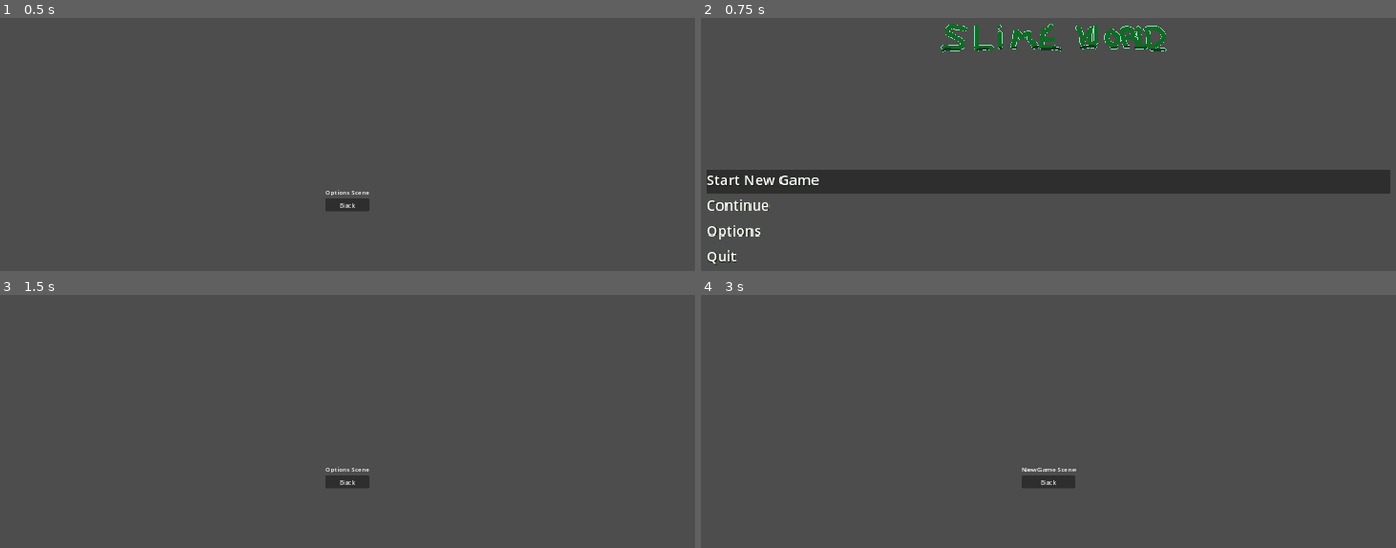
Above: before the commit, frames 1-4 (two rows, left to right).
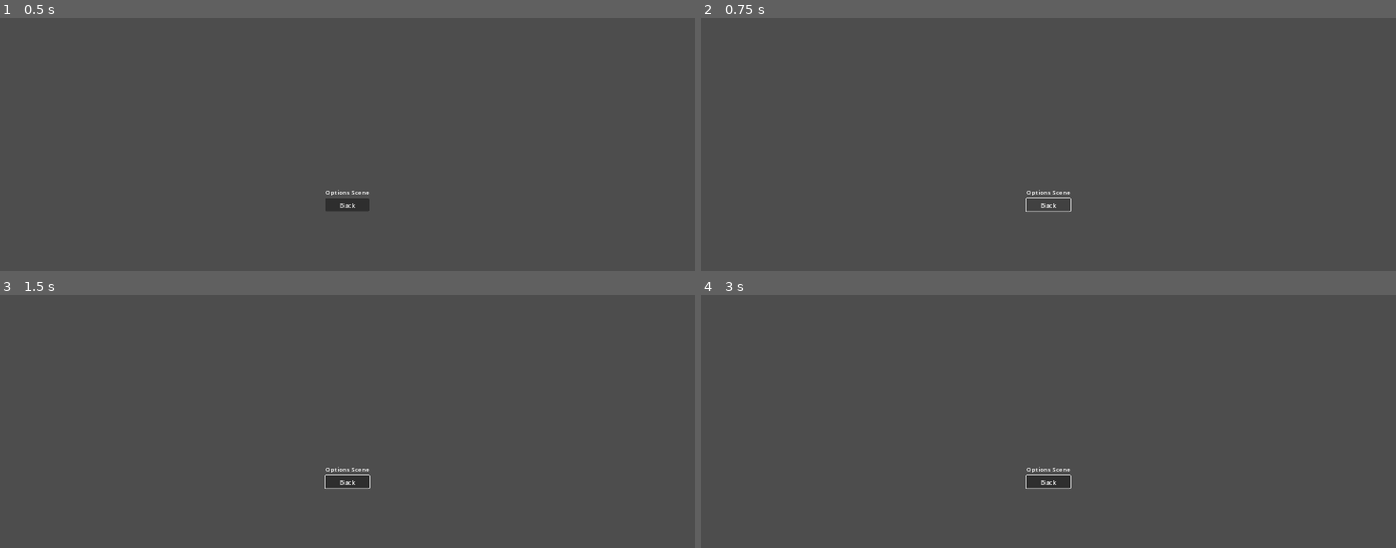
Above: after the commit, the same moments.

Repository: MisterCodo/slime
Game: Godot game, scene res://ui/scenes/options.tscn
Two runs of this game, one before a commit and one after it. Both use one fixed random seed, a clock stepped at 60 frames per second and the inputs below. After the commit the project has no main scene; this scene is started directly in both runs.
Inputs (mouse positions are in pixels of both pictures, inside the frame that each line leads up to):
- Up to frame 1 (0.5 s): no input
- Up to frame 2 (0.75 s): click "Back" at 0.5 s
- Up to frame 3 (1.5 s): click (347, 510) at 1.25 s, where only the run before the commit has a clickable "Options"
- Up to frame 4 (3 s): click "Back" at 2 s; click (1048, 459) at 2.75 s, where only the run before the commit has a clickable "Start New Game"

Frame 1 is identical in both runs. In frame 2, 11% of the frame differs, in the area x 0-100%, y 2-98%; in frame 3, less than 0.1%; in frame 4, 0.2%.

Commit message:
Progress on #11 Fixing more case sensitive issues with filenames

Diff:
--- a/project.godot
+++ b/project.godot
@@ -11,7 +11,7 @@
 [application]
 
 config/name="slime"
-run/main_scene="res://ui/TitleScreen.tscn"
+run/main_scene="res://ui/titlescreen.tscn"
 config/features=PackedStringArray("4.0", "Vulkan Mobile")
 config/icon="res://icon.svg"
 
--- a/ui/Continue.tscn
+++ /dev/null
@@ -1,8 +0,0 @@
-[gd_scene load_steps=2 format=3 uid="uid://bs7aj4ca264m2"]
-
-[ext_resource type="PackedScene" uid="uid://dked3qtlchhg6" path="res://UI/MenuButton.tscn" id="1_7wnde"]
-
-[node name="Continue" instance=ExtResource("1_7wnde")]
-
-[node name="Label" parent="." index="0"]
-text = "Continue"
--- a/ui/NewGame.tscn
+++ /dev/null
@@ -1,10 +0,0 @@
-[gd_scene load_steps=2 format=3 uid="uid://clmma5dc4ch0h"]
-
-[ext_resource type="PackedScene" uid="uid://dked3qtlchhg6" path="res://UI/MenuButton.tscn" id="1_vkx17"]
-
-[node name="NewGame" instance=ExtResource("1_vkx17")]
-script = null
-
-[node name="Label" parent="." index="0"]
-layout_mode = 3
-text = "Start New Game"
--- a/ui/Options.tscn
+++ /dev/null
@@ -1,8 +0,0 @@
-[gd_scene load_steps=2 format=3 uid="uid://hffmlbivlqqf"]
-
-[ext_resource type="PackedScene" uid="uid://dked3qtlchhg6" path="res://UI/MenuButton.tscn" id="1_wr2s3"]
-
-[node name="Options" instance=ExtResource("1_wr2s3")]
-
-[node name="Label" parent="." index="0"]
-text = "Options"
--- a/ui/Quit.tscn
+++ /dev/null
@@ -1,8 +0,0 @@
-[gd_scene load_steps=2 format=3 uid="uid://r4gw7624ecoe"]
-
-[ext_resource type="PackedScene" uid="uid://dked3qtlchhg6" path="res://UI/MenuButton.tscn" id="1_80461"]
-
-[node name="Quit" instance=ExtResource("1_80461")]
-
-[node name="Label" parent="." index="0"]
-text = "Quit"
--- /dev/null
+++ b/ui/continue2.tscn
@@ -0,0 +1,8 @@
+[gd_scene load_steps=2 format=3]
+
+[ext_resource type="PackedScene" path="res://ui/menubutton.tscn" id="1_7wnde"]
+
+[node name="Continue" instance=ExtResource("1_7wnde")]
+
+[node name="Label" parent="." index="0"]
+text = "Continue"
--- a/ui/Fade.gd
+++ b/ui/fade2.gd
@@ -1,9 +1,12 @@
 extends ColorRect
 
+
 signal fade_finished
+
 
 func fade():
 	$AnimationPlayer.play("fade")
 
+
 func _on_animation_player_animation_finished(_anim_name):
 	emit_signal("fade_finished")
--- a/ui/Fade.tscn
+++ b/ui/fade2.tscn
@@ -1,6 +1,6 @@
 [gd_scene load_steps=4 format=3 uid="uid://dgqa4320xelr6"]
 
-[ext_resource type="Script" path="res://UI/Fade.gd" id="1_7cp4f"]
+[ext_resource type="Script" path="res://ui/fade.gd" id="1_7cp4f"]
 
 [sub_resource type="Animation" id="Animation_d8bn4"]
 resource_name = "fade"
--- /dev/null
+++ b/ui/newgame2.tscn
@@ -0,0 +1,10 @@
+[gd_scene load_steps=2 format=3]
+
+[ext_resource type="PackedScene" path="res://ui/menubutton.tscn" id="1_vkx17"]
+
+[node name="NewGame" instance=ExtResource("1_vkx17")]
+script = null
+
+[node name="Label" parent="." index="0"]
+layout_mode = 3
+text = "Start New Game"
--- /dev/null
+++ b/ui/options2.tscn
@@ -0,0 +1,8 @@
+[gd_scene load_steps=2 format=3]
+
+[ext_resource type="PackedScene" path="res://ui/menubutton.tscn" id="1_wr2s3"]
+
+[node name="Options" instance=ExtResource("1_wr2s3")]
+
+[node name="Label" parent="." index="0"]
+text = "Options"
--- /dev/null
+++ b/ui/quit2.tscn
@@ -0,0 +1,8 @@
+[gd_scene load_steps=2 format=3]
+
+[ext_resource type="PackedScene" path="res://ui/menubutton.tscn" id="1_80461"]
+
+[node name="Quit" instance=ExtResource("1_80461")]
+
+[node name="Label" parent="." index="0"]
+text = "Quit"
--- a/ui/scenes/new_game.tscn
+++ b/ui/scenes/new_game.tscn
@@ -1,6 +1,6 @@
 [gd_scene load_steps=2 format=3 uid="uid://j8sr0ahlscn8"]
 
-[ext_resource type="Script" path="res://UI/Scenes/return_to_title.gd" id="1_7ivsn"]
+[ext_resource type="Script" path="res://ui/scenes/return_to_title.gd" id="1_7ivsn"]
 
 [node name="NewGame" type="Control"]
 layout_mode = 3
--- a/ui/scenes/options.tscn
+++ b/ui/scenes/options.tscn
@@ -1,6 +1,6 @@
 [gd_scene load_steps=2 format=3 uid="uid://cuxldet3d7gil"]
 
-[ext_resource type="PackedScene" uid="uid://j8sr0ahlscn8" path="res://UI/Scenes/new_game.tscn" id="1_k344d"]
+[ext_resource type="PackedScene" uid="uid://j8sr0ahlscn8" path="res://ui/scenes/new_game.tscn" id="1_k344d"]
 
 [node name="Options" instance=ExtResource("1_k344d")]
 
--- a/ui/scenes/return_to_title.gd
+++ b/ui/scenes/return_to_title.gd
@@ -2,4 +2,4 @@
 
 
 func _on_back_pressed():
-	get_tree().change_scene_to_file("res://UI/TitleScreen.tscn")
+	get_tree().change_scene_to_file("res://ui/titlescreen.tscn")
--- a/ui/TitleScreen.gd
+++ b/ui/titlescreen2.gd
@@ -2,7 +2,7 @@
 
 
 func _on_new_game_pressed():
-	get_tree().change_scene_to_file("res://UI/Scenes/new_game.tscn")
+	get_tree().change_scene_to_file("res://ui/scenes/new_game.tscn")
 
 
 func _on_continue_pressed():
@@ -10,7 +10,7 @@
 
 
 func _on_options_pressed():
-	get_tree().change_scene_to_file("res://UI/Scenes/options.tscn")
+	get_tree().change_scene_to_file("res://ui/scenes/options.tscn")
 
 
 func _on_quit_pressed():
@@ -18,4 +18,4 @@
 
 
 func _on_fade_fade_finished():
-	get_tree().change_scene_to_file("res://Levels/main.tscn")
+	get_tree().change_scene_to_file("res://levels/main.tscn")
--- a/ui/TitleScreen.tscn
+++ b/ui/titlescreen2.tscn
@@ -1,12 +1,12 @@
-[gd_scene load_steps=8 format=3 uid="uid://drsmsv6e0r120"]
+[gd_scene load_steps=8 format=3 uid="uid://dawam6sm2tli1"]
 
-[ext_resource type="Script" path="res://UI/TitleScreen.gd" id="1_2dw3d"]
+[ext_resource type="Script" path="res://ui/titlescreen.gd" id="1_2dw3d"]
 [ext_resource type="Texture2D" uid="uid://7nu8lvoqsb0c" path="res://assets/logo.png" id="1_x0ibs"]
-[ext_resource type="PackedScene" uid="uid://clmma5dc4ch0h" path="res://ui/NewGame.tscn" id="2_mm313"]
-[ext_resource type="PackedScene" uid="uid://bs7aj4ca264m2" path="res://ui/Continue.tscn" id="3_k8hc3"]
-[ext_resource type="PackedScene" uid="uid://hffmlbivlqqf" path="res://ui/Options.tscn" id="4_ogi0y"]
-[ext_resource type="PackedScene" uid="uid://r4gw7624ecoe" path="res://ui/Quit.tscn" id="5_qacgq"]
-[ext_resource type="PackedScene" uid="uid://dgqa4320xelr6" path="res://ui/Fade.tscn" id="7_6tts4"]
+[ext_resource type="PackedScene" path="res://ui/newgame.tscn" id="2_mm313"]
+[ext_resource type="PackedScene" path="res://ui/continue.tscn" id="3_k8hc3"]
+[ext_resource type="PackedScene" path="res://ui/options.tscn" id="4_ogi0y"]
+[ext_resource type="PackedScene" path="res://ui/quit.tscn" id="5_qacgq"]
+[ext_resource type="PackedScene" uid="uid://dgqa4320xelr6" path="res://ui/fade.tscn" id="7_6tts4"]
 
 [node name="TitleScreen" type="Control"]
 layout_mode = 3
Renamed: ui/MenuButton.tscn -> ui/menubutton2.tscn
